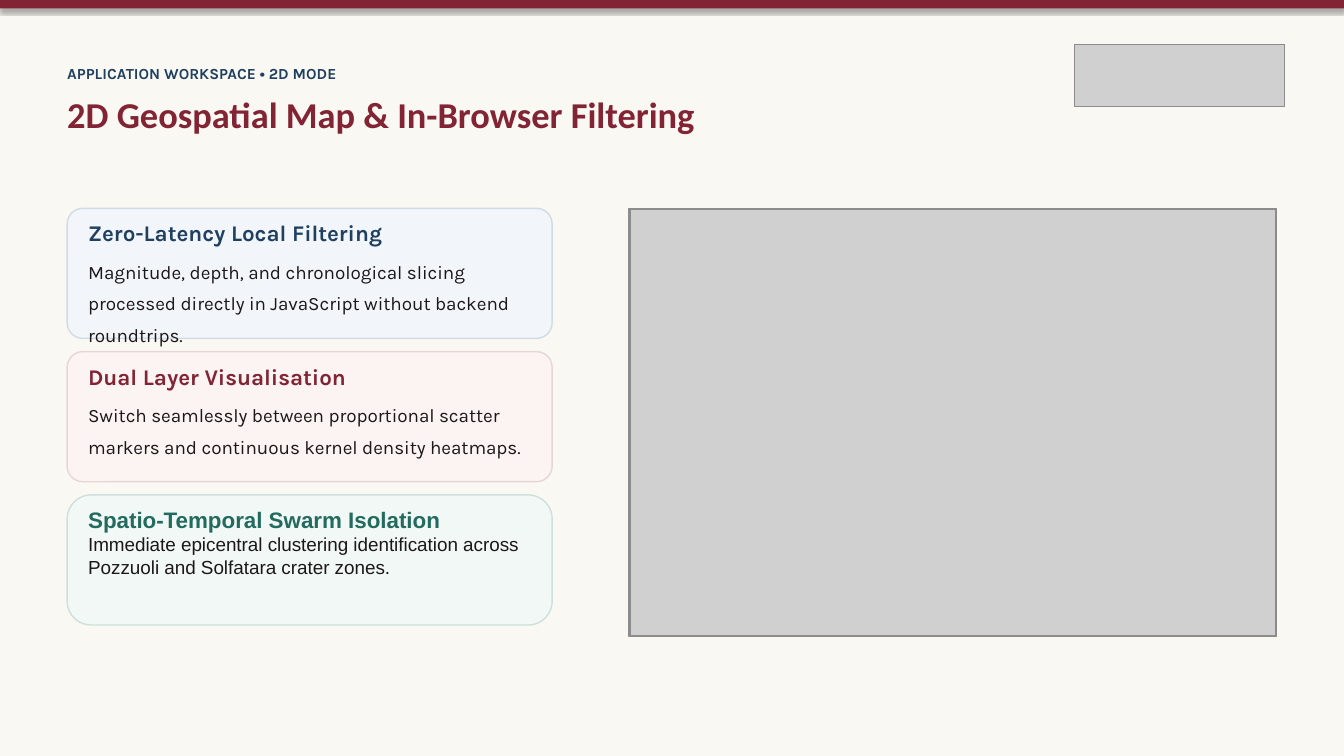
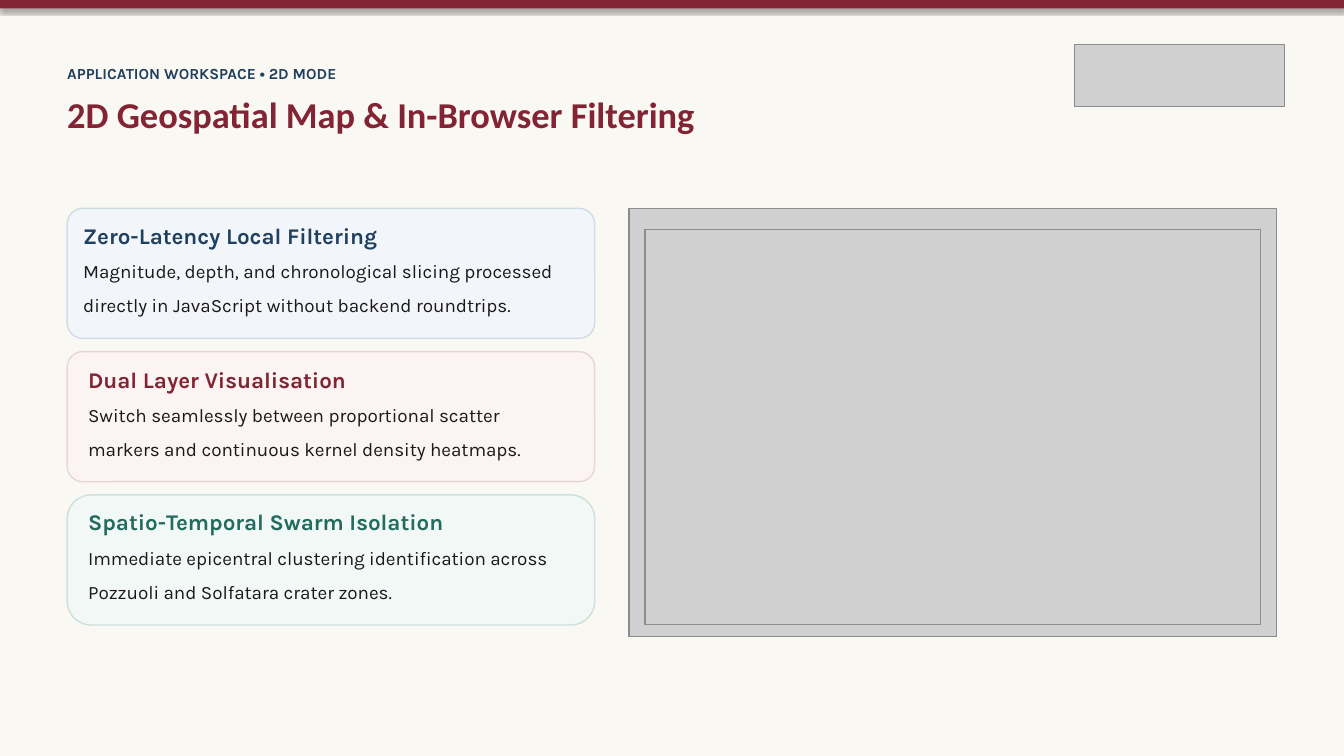
Before and after one commit to Crucio104/Seismic-Viewer-Presentation, a slide deck: slide 5 of thesis/presentation/Seismic Viewer - Thesis Defense.pptx. Drawn at 1344x756 pixels with LibreOffice and Linux fonts; fonts in the diff are those of the drawing; grey boxes stand for pictures. Boxes give left, top, right and bottom in pixels: in the first picture for what was removed or moved away, otherwise in the second. Text is boxed around its words. In the diff, an @@ line names an element or a change of style, - is before the commit and + after.

```diff
--- a/thesis/presentation/Seismic Viewer - Thesis Defense.pptx
+++ b/thesis/presentation/Seismic Viewer - Thesis Defense.pptx
@@ rounded rectangle: place and size @@
-rounded rectangle at bbox=[68, 209, 553, 339]
+rounded rectangle at bbox=[68, 209, 595, 339]
@@ text "Zero-Latency Local Filtering": place and size @@
-text "Zero-Latency Local Filtering" at bbox=[88, 266, 509, 315]
+text "Zero-Latency Local Filtering" at bbox=[83, 228, 552, 317]
@@ text at bbox=[83, 228, 377, 250]: paragraph added @@
+Zero-Latency Local Filtering
@@ text removed at bbox=[88, 225, 382, 247] @@
-Zero-Latency Local Filtering
@@ picture: place and size @@
-picture at bbox=[630, 210, 1276, 636]
+picture at bbox=[645, 230, 1261, 625]
@@ text at bbox=[83, 265, 552, 317]: line spacing 1.4 to 1.5 @@
@@ rounded rectangle: place and size @@
-rounded rectangle at bbox=[68, 352, 553, 482]
+rounded rectangle at bbox=[68, 352, 595, 482]
@@ text "Dual Layer Visualisation": place and size @@
-text "Dual Layer Visualisation" at bbox=[88, 409, 521, 459]
+text "Dual Layer Visualisation" at bbox=[88, 372, 521, 461]
@@ text at bbox=[88, 372, 346, 394]: paragraph added @@
+Dual Layer Visualisation
@@ text removed at bbox=[88, 369, 346, 391] @@
-Dual Layer Visualisation
@@ text at bbox=[88, 409, 521, 461]: line spacing 1.4 to 1.5 @@
@@ rounded rectangle: place and size @@
-rounded rectangle at bbox=[68, 495, 553, 625]
+rounded rectangle at bbox=[68, 495, 595, 625]
@@ text "Spatio-Temporal Swarm Isolation" at bbox=[88, 514, 547, 600]: font Arial to Karla; line spacing 1 to 1.5 @@
```
Also in this commit, not shown: 10 other slides changed, 9 other files.
